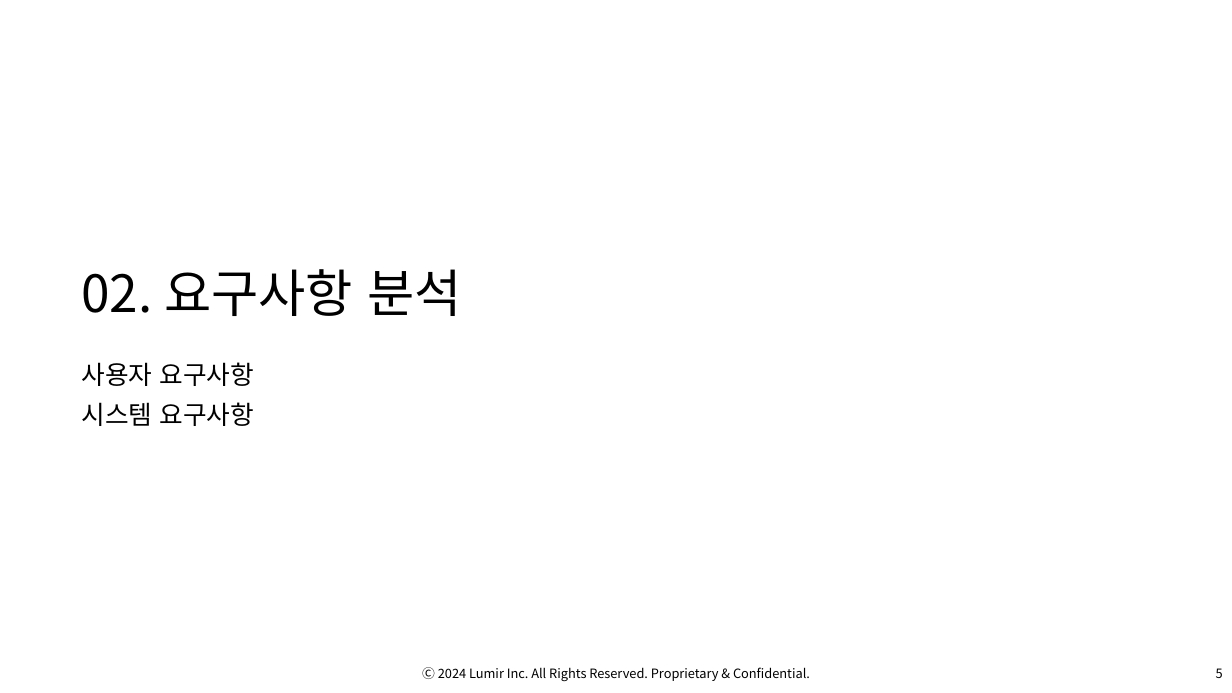
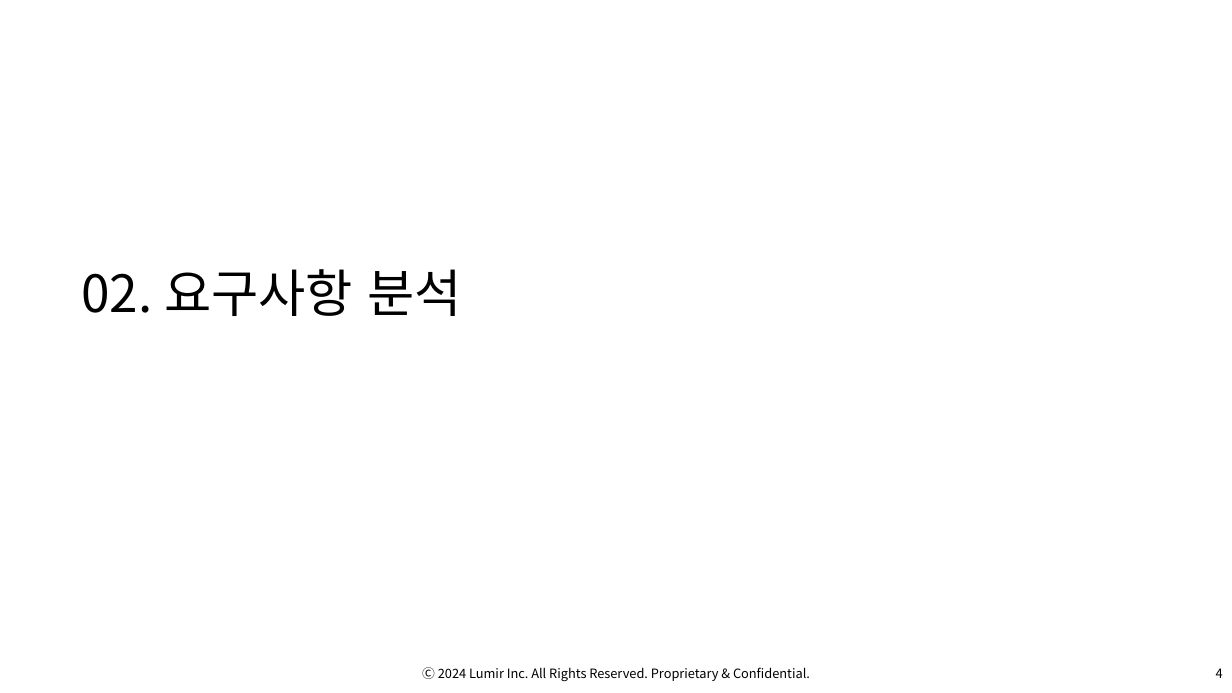
Before and after one commit to OsterRepository/OsterRepository, a slide deck: slide 5 of 기술 7부 김민수 성과 발표.pptx (slide 6 before the commit). Drawn at 1232x693 pixels with LibreOffice and Linux fonts; fonts in the diff are those of the drawing; background and template pictures are left out. Boxes give left, top, right and bottom in pixels: in the first picture for what was removed or moved away, otherwise in the second. Text is boxed around its words. In the diff, an @@ line names an element or a change of style, - is before the commit and + after.

```diff
--- a/기술 7부 김민수 성과 발표.pptx
+++ b/기술 7부 김민수 성과 발표.pptx
@@ text removed at bbox=[81, 362, 255, 426] @@
-사용자 요구사항
-시스템 요구사항
@@ page number at bbox=[1216, 668, 1223, 678]: text changed @@
-5
+4
```
Also in this commit, not shown: 15 other slides changed, 1 slide added, 3 slides removed, 1 other file.
